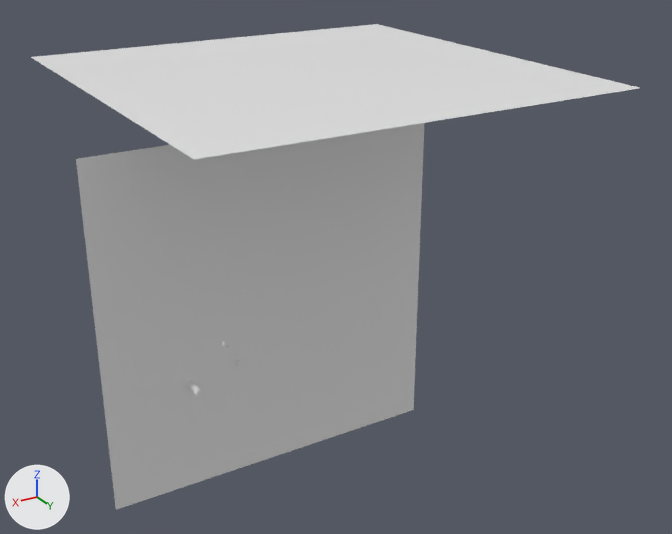
The Blender file tests/cornellbox.blend: old version first, new version second.
One viewpoint serves both versions: a 50 mm camera at (35.5, 82.4, 47.2) aimed at (-17.1, -5.2, 3.4). The lights are fixed; the arrows at lower left show +X, +Y and +Z.

Names of what the first picture shows: 'Back', 'Floor'.
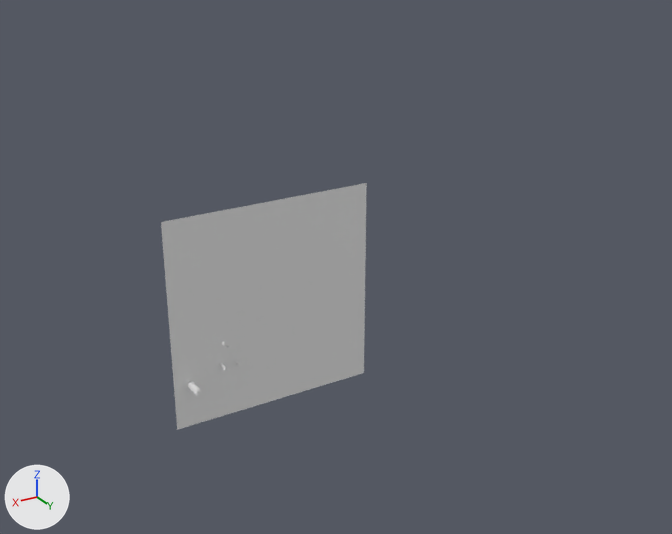
The change, as a diff of the scene's bpy script:
```diff
--- a/tests/cornellbox.blend.py
+++ b/tests/cornellbox.blend.py
@@ ob_back @@
-ob_back = bpy.data.objects.new('Back', me_plane)
-ob_back.location = (-15.6, -7.8, 26.4)
-ob_back.scale = (24.7, 24.7, 24.7)
@@ ob_floor @@
 ob_floor.rotation_euler = (1.571, 0.0, 0.0)  # degrees (90, 0, 0)
-ob_floor.scale = (20.0, 20.0, 20.0)
+ob_floor.scale = (12.2, 12.2, 12.2)
```

Pixel boxes (x1, y1, x2, y2) of what changed, in the pictures (672 x 534 px):
'Floor', rescaled (41% narrower, 36% shorter): before (76, 123, 424, 510); after (161, 183, 367, 430)
'Back', deleted: before (31, 24, 639, 159)
